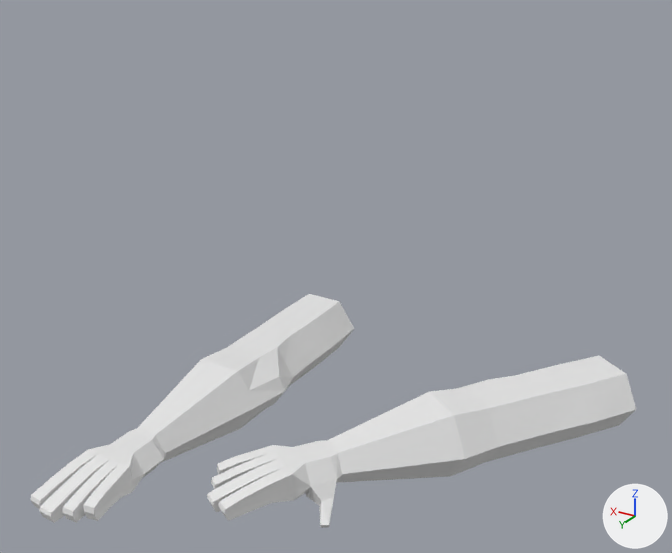
One commit to the Blender file ARMS.blend: the scene before it, then after it.
Both versions are drawn from a camera (50 mm lens) standing at (-4.32, 10.36, 6.86) and looking at (0.35, 2.58, 2.96). Every picture has the same lights, and +X, +Y and +Z are marked at lower right.
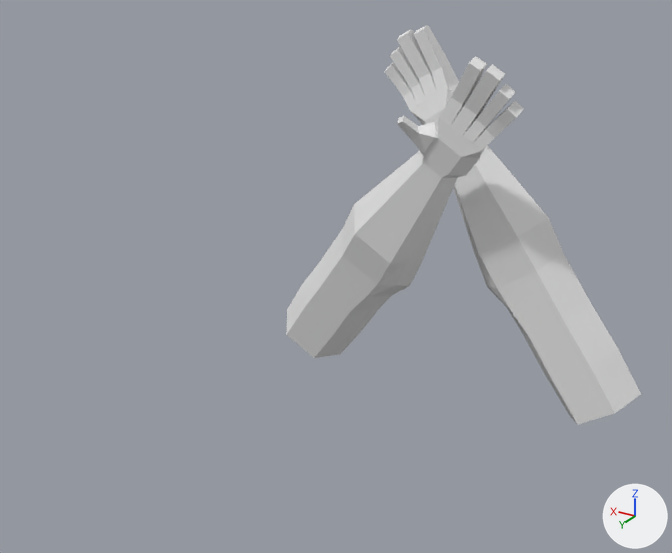
The change, as a list of edits to the scene's bpy script:
```text
Change ob_cube_002:
    ob_cube_002.location: (2.03, 1.7, 0.99) -> (1.21, 0.51, 2.12)
    ob_cube_002.rotation_euler: (0.0, 0.0, 1.568) -> (1.938, -2.217, -0.299)  # degrees (0, 0, 90) -> degrees (111, -127, -17)
Change ob_cube_001:
    ob_cube_001.location: (-1.12, 1.27, 0.99) -> (-1.12, 0.09, 2.15)
    ob_cube_001.rotation_euler: (0.0, 3.142, 0.961) -> (-1.569, 2.182, 0.00196)  # degrees (0, 180, 55) -> degrees (-90, 125, 0.1)
```

Changed parts and their boxes (x1, y1, x2, y2) in the pictures (672 x 553 px):
'Cube.001', moved, turned
    before: (207, 356, 636, 528)
    after: (385, 25, 641, 425)
'Cube.002', moved, turned
    before: (31, 294, 354, 523)
    after: (286, 56, 524, 358)
